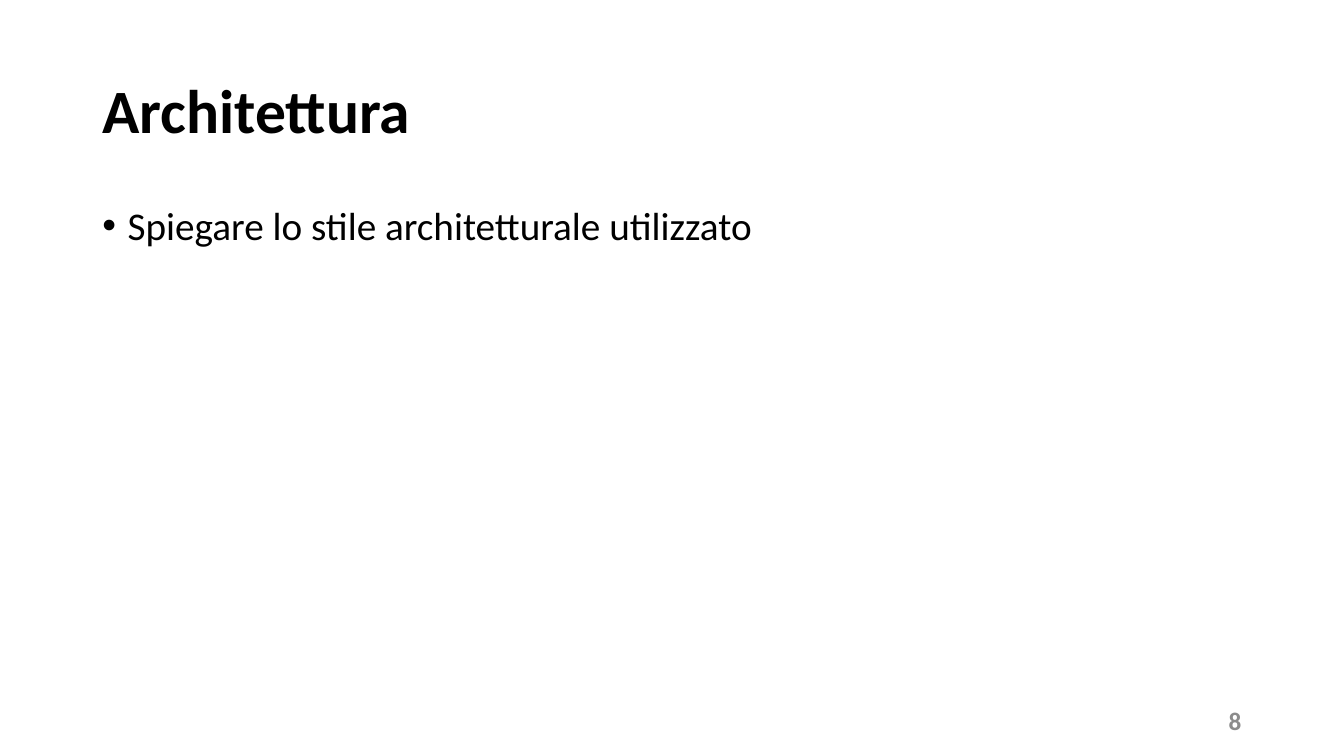
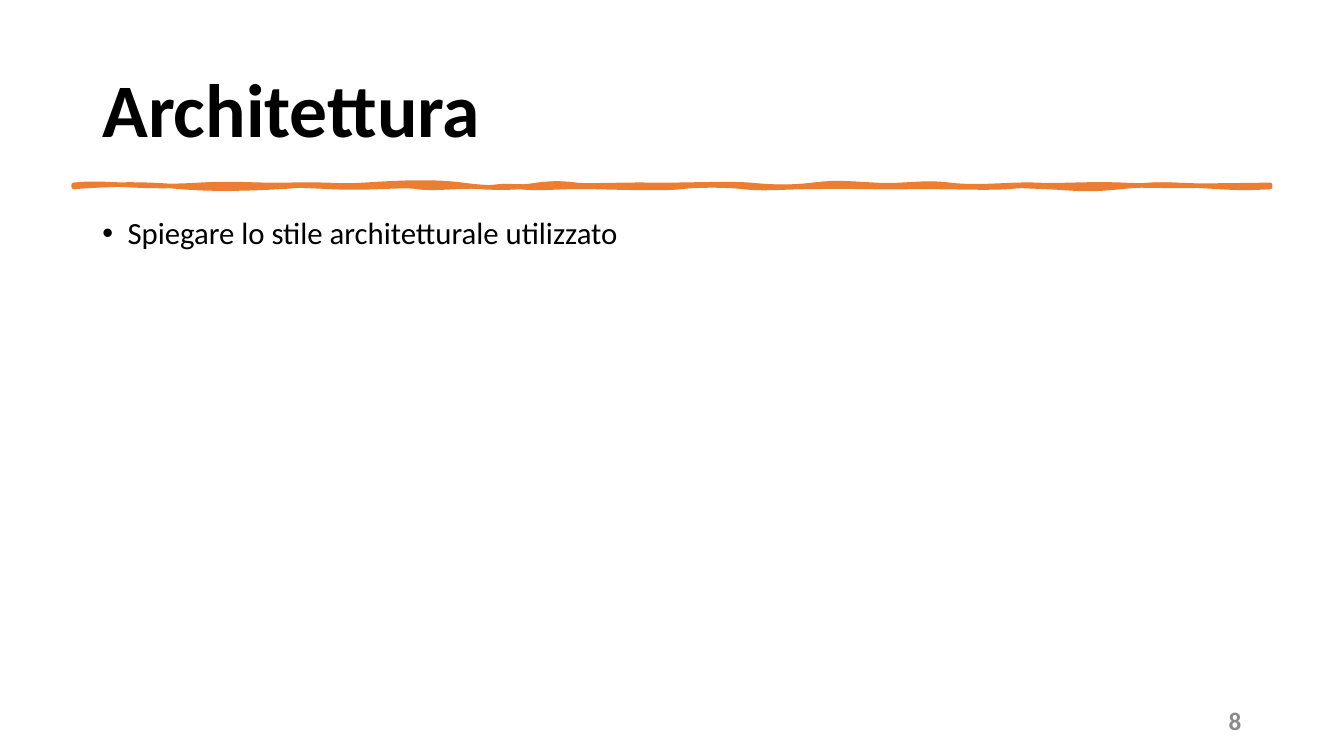
Before and after one commit to mangilimatteo/Progetto_Ingegneria_Software_Cattaneo_Mangili_Saini, a slide deck: slide 8 of Presentazione_Progetto.pptx. Drawn at 1344x756 pixels with LibreOffice and Linux fonts; fonts in the diff are those of the drawing. Boxes give left, top, right and bottom in pixels: in the first picture for what was removed or moved away, otherwise in the second. Text is boxed around its words. In the diff, an @@ line names an element or a change of style, - is before the commit and + after.

```diff
--- a/Presentazione_Progetto.pptx
+++ b/Presentazione_Progetto.pptx
@@ title "Architettura" at box(102, 84, 480, 138): size 44 to 54 pt @@
@@ freeform shape added at box(74, 185, 1270, 187), fill #ED7D31, outline #ED7D31 3.25 pt @@
@@ text "Spiegare lo stile architetturale utilizzato": place and size @@
-text "Spiegare lo stile architetturale utilizzato" at box(128, 212, 751, 247)
+text "Spiegare lo stile architetturale utilizzato" at box(128, 222, 618, 250)
@@ text "Spiegare lo stile architetturale utilizzato" at box(128, 222, 618, 250): size 28 to 22 pt @@
```
Also in this commit, not shown: 11 other slides changed.
